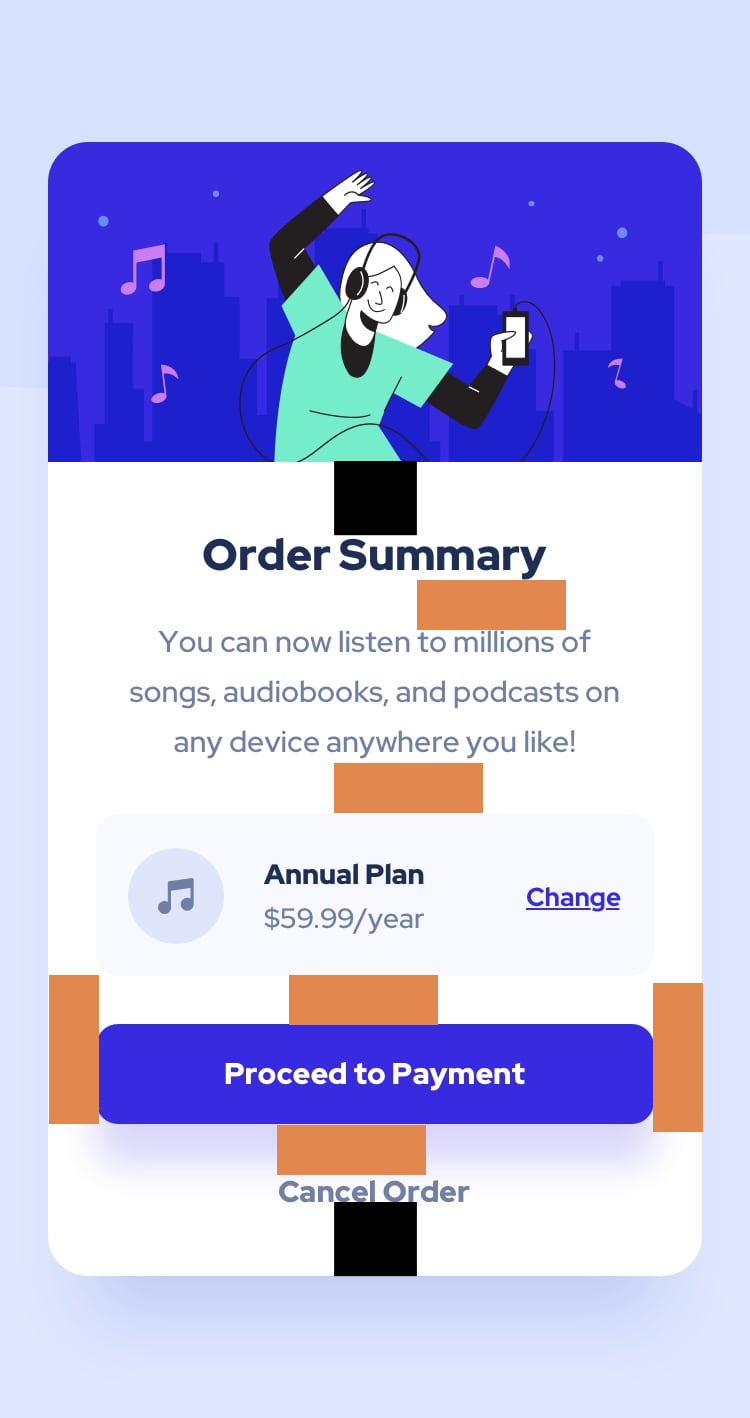
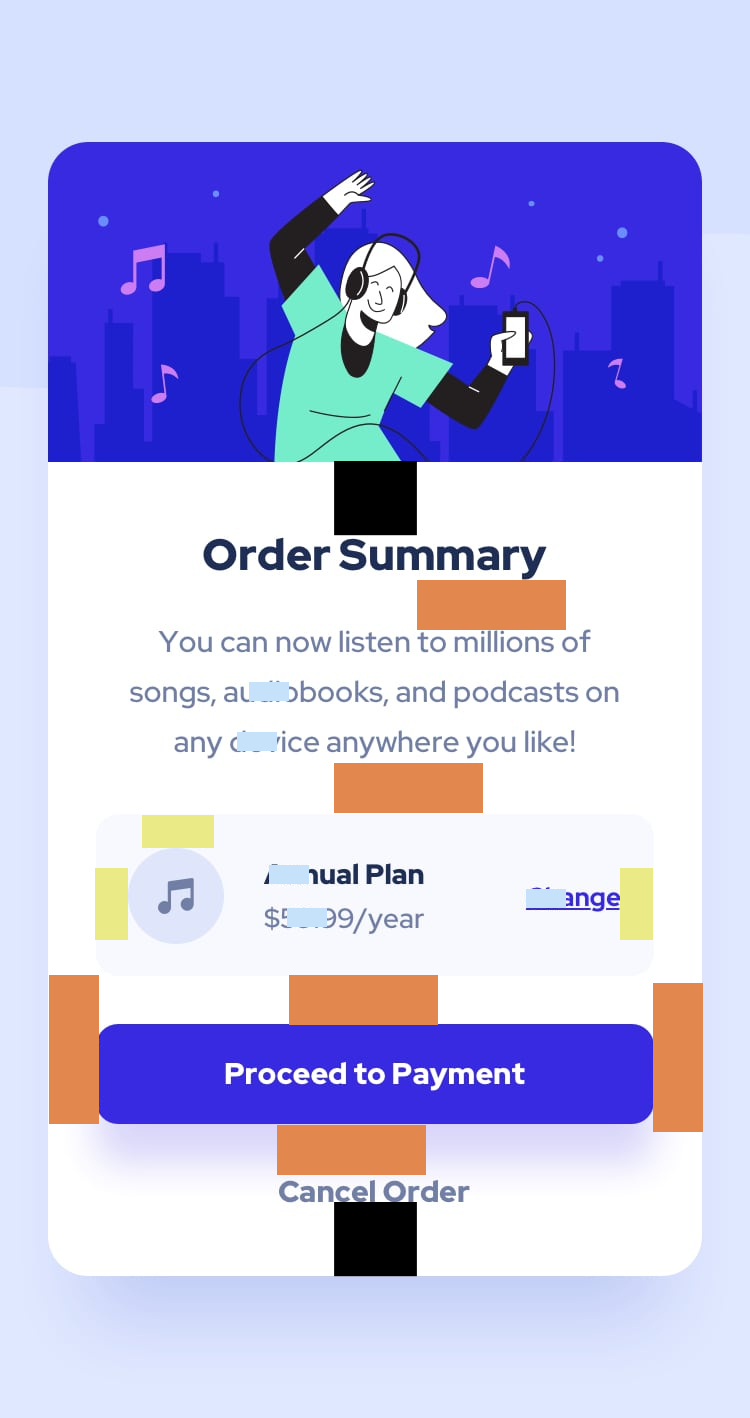
Before/after of a 750px x 1418px layered artwork. What changed in the layer stack:
added layer "Rectangle 2 copy" above "Rectangle 2 copy 2" over <box>142,815,214,848</box>
added layer "Rectangle 2 copy 2" above "Rectangle 2" over <box>620,868,653,940</box>
added layer "Rectangle 2" above "Rectangle 1 copy 12" over <box>95,868,128,940</box>
added layer "Rectangle 1 copy 12" above "Rectangle 1 copy 11" over <box>526,889,566,908</box>
added layer "Rectangle 1 copy 11" above "Rectangle 1 copy 10" over <box>249,682,289,701</box>
added layer "Rectangle 1 copy 10" above "Rectangle 1 copy 9" over <box>237,732,277,751</box>
added layer "Rectangle 1 copy 9" above "Rectangle 1" over <box>269,865,309,884</box>
added layer "Rectangle 1" above "Rectangle 1 copy 8" over <box>287,908,327,927</box>
